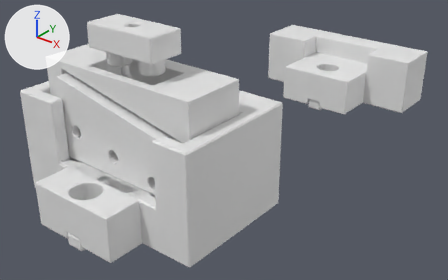
An edit to the Blender file hw/finger-remover.blend, drawn before and after from the same camera.
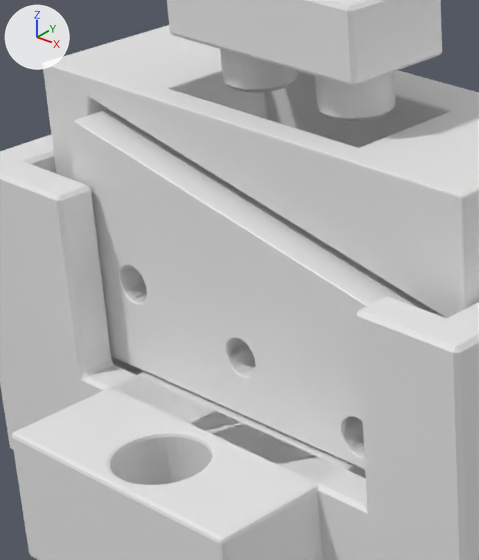
Each version is shown whole from a camera (50 mm lens) standing at (70.9, 82.8, 79.0) and looking at (-31.3, 210.5, -0.1), then close up on the part from 7% to 43% of the width and 13% to 81% of the height. Lighting does not change. The marker at upper left points along +X, +Y and +Z.
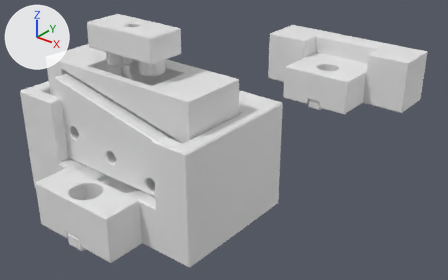
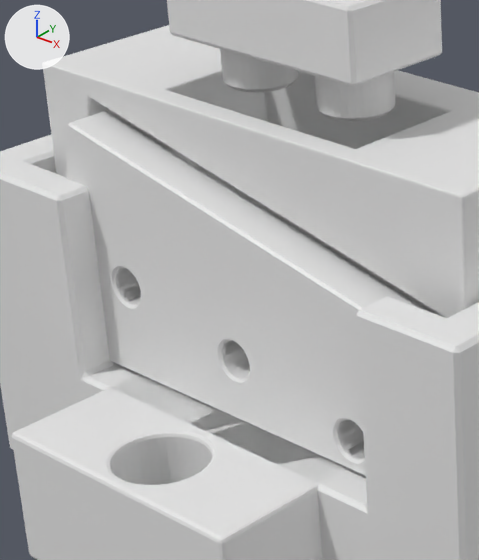
Edits to the scene script, one JSON object a line:
```json
{"block": "me_cube_015", "where": "me_cube_015.from_pydata(...)  # 8 vertices, 6 faces; spans x -10.3..10.3, y -4.9..4.9, z -8.9..6.1"}
{"block": "me_cube_015", "where": "# used by ob_cube_013; location = (-30.47, 176.8, 32.62); scale = (1.03, 1.03, 1.0)"}
{"block": "me_cube_015", "change": "me_cube_015 part 1: the whole mesh is scaled about its middle by (1, 1.03, 1), then moved by (0.0, -0.2, 0.0)"}
{"op": "set", "path": "ob_cube_007.location", "old": "(-29.82, 168.7, 20.67)", "new": "(-29.82, 168.0, 20.67)"}
{"block": "ob_cube_007", "where": "_m = ob_cube_007.modifiers.new('Bevel', 'BEVEL')"}
{"op": "add", "block": "ob_cube_007", "code": "_m.width = 0.22"}
{"op": "add", "block": "ob_cube_007", "code": "_m.width_pct = 0.22"}
```

Where the change shows, as pixel boxes [x1, y1, x2, y2] in the close-ups (479 x 560 px; the box of a moved part takes in the faces that stretch with it):
```json
{"object": "Cube.007", "change": "moved, modifiers changed", "before": [73, 109, 444, 469], "after": [66, 111, 429, 476]}
{"object": "Cube.001", "change": "mesh rescaled", "before": [42, 25, 479, 318], "after": [42, 25, 479, 318]}
{"object": "Cube.010", "change": "moved", "before": [125, 265, 364, 453], "after": [118, 271, 365, 458]}
{"object": "Cube.011", "change": "moved", "before": [124, 266, 362, 433], "after": [120, 268, 358, 433]}
{"part": 1, "of": "me_cube_015", "change": "moved or reshaped", "before": [171, 72, 267, 119], "after": [168, 72, 267, 207]}
```
